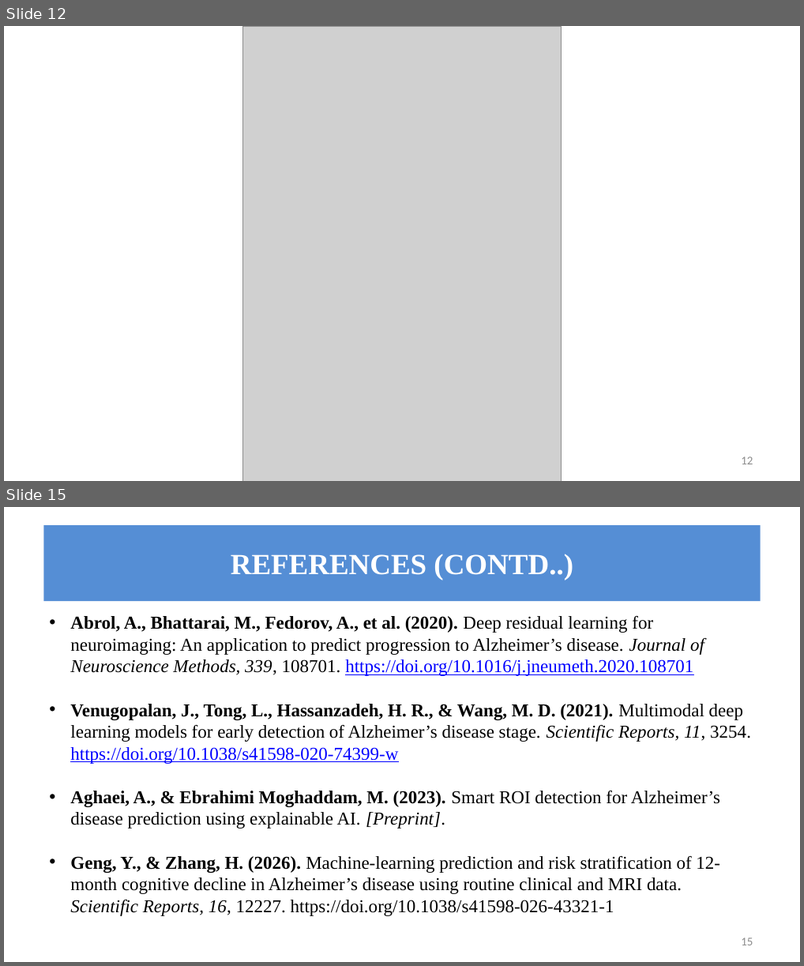
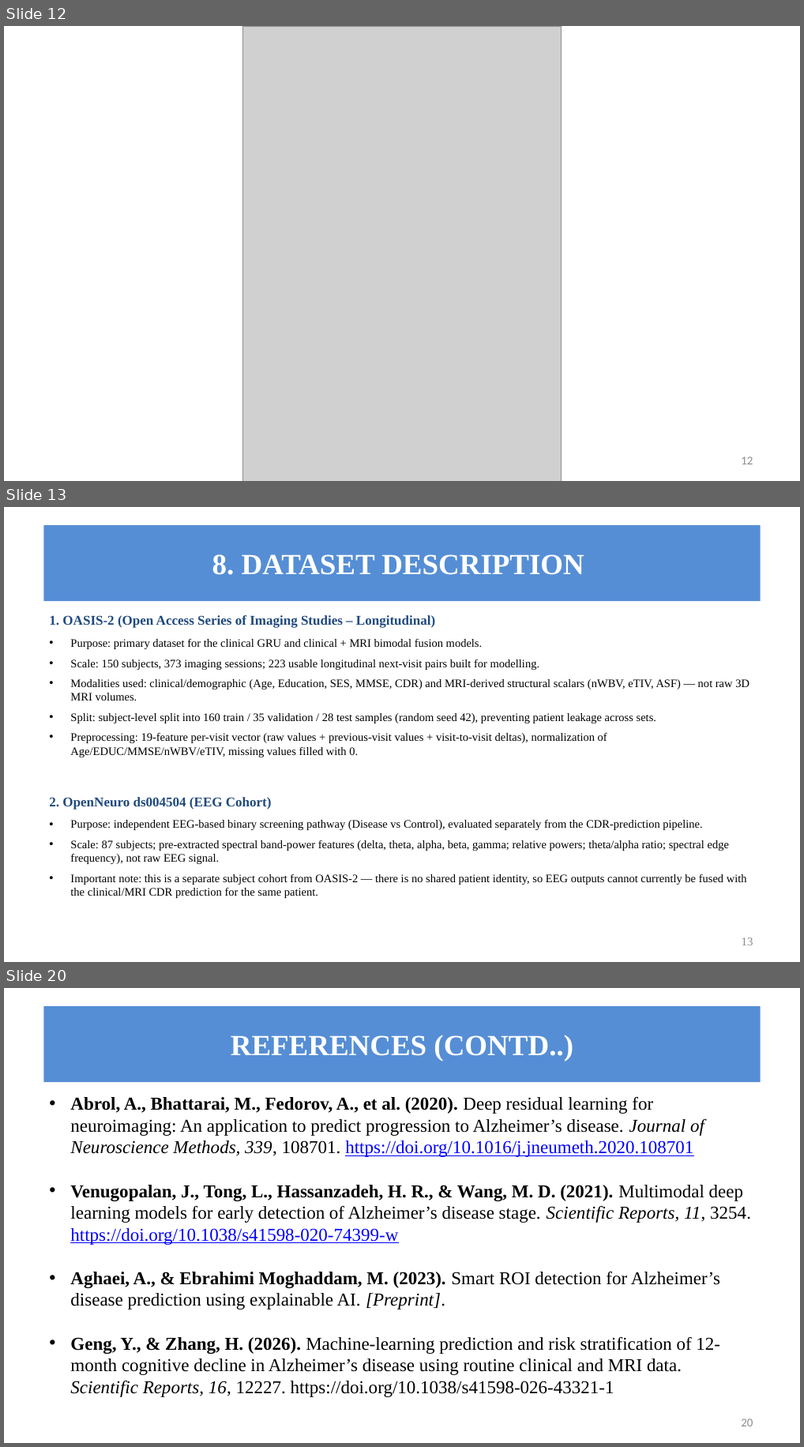
Before and after one commit to An-Avenger/CEREBRO---X, a slide deck: 25MCS1018 ARYAN SHARMA CEREBRO-X REVIEW 2 PPT.pptx. Shown one above the other, each under a label of ours: slides 12 and 15 before the commit, slides 12, 13 and 20 after it; the slides between them are not shown. The pictures are 804x966 and 804x1447 pixels, drawn with LibreOffice and Linux fonts; fonts in the diff are those of the drawing; grey boxes stand for pictures; background and template pictures are left out. Boxes give left, top, right and bottom in pixels: in the first picture for what was removed or moved away, otherwise in the second. Text is boxed around its words. In the diff, an @@ line names an element or a change of style, - is before the commit and + after.

Commit message:
feat: Fully implemented real SHAP and Grad-CAM explainability pipelines

```diff
--- a/25MCS1018 ARYAN SHARMA CEREBRO-X REVIEW 2 PPT.pptx
+++ b/25MCS1018 ARYAN SHARMA CEREBRO-X REVIEW 2 PPT.pptx
@@ slide 13 added at [4,507,800,962], background #FFFFFF @@
@@ title added at [44,525,761,601], fill #558ED5, 37 pt, text #FFFFFF, bold @@
+8. DATASET DESCRIPTION
@@ text added at [49,615,435,628], 17 pt, text #1F497D, bold @@
+1. OASIS-2 (Open Access Series of Imaging Studies – Longitudinal)
@@ text added at [70,638,750,757], 14.5 pt, text #000000 @@
+• Purpose: primary dataset for the clinical GRU and clinical + MRI bimodal fusion models.
+• Scale: 150 subjects, 373 imaging sessions; 223 usable longitudinal next-visit pairs built for modelling.
+• Modalities used: clinical/demographic (Age, Education, SES, MMSE, CDR) and MRI-derived structural scalars (nWBV, eTIV, ASF) — not raw 3D MRI volumes.
+• Split: subject-level split into 160 train / 35 validation / 28 test samples (random seed 42), preventing patient leakage across sets.
+• Preprocessing: 19-feature per-visit vector (raw values + previous-visit values + visit-to-visit deltas), normalization of Age/EDUC/MMSE/nWBV/eTIV, missing values filled with 0.
@@ text added at [49,797,272,810], 17 pt, text #1F497D, bold @@
+2. OpenNeuro ds004504 (EEG Cohort)
@@ text added at [70,820,747,898], 14.5 pt, text #000000 @@
+• Purpose: independent EEG-based binary screening pathway (Disease vs Control), evaluated separately from the CDR-prediction pipeline.
+• Scale: 87 subjects; pre-extracted spectral band-power features (delta, theta, alpha, beta, gamma; relative powers; theta/alpha ratio; spectral edge frequency), not raw EEG signal.
+• Important note: this is a separate subject cohort from OASIS-2 — there is no shared patient identity, so EEG outputs cannot currently be fused with the clinical/MRI CDR prediction for the same patient.
@@ page number added at [742,938,754,945], 15 pt, text #8C8C8C @@
+13
@@ what was slide 15 is now slide 20 @@
@@ page number at [741,1419,753,1426]: text changed @@
-15
+20
```
Also in this commit, not shown: 3 slides changed, 4 other slides added, 17 other files.
